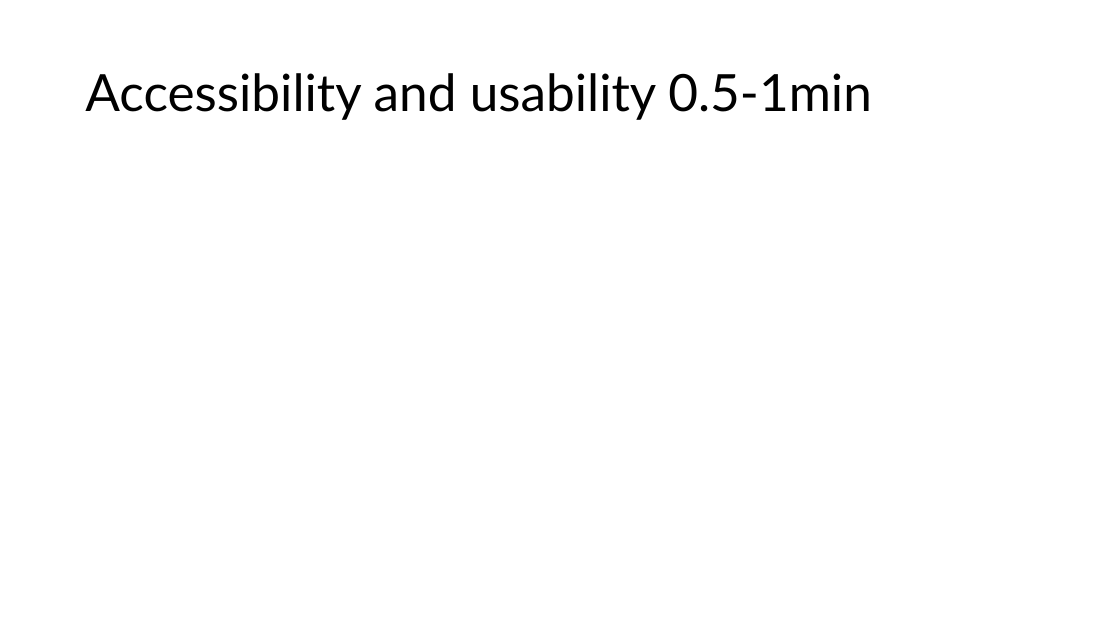
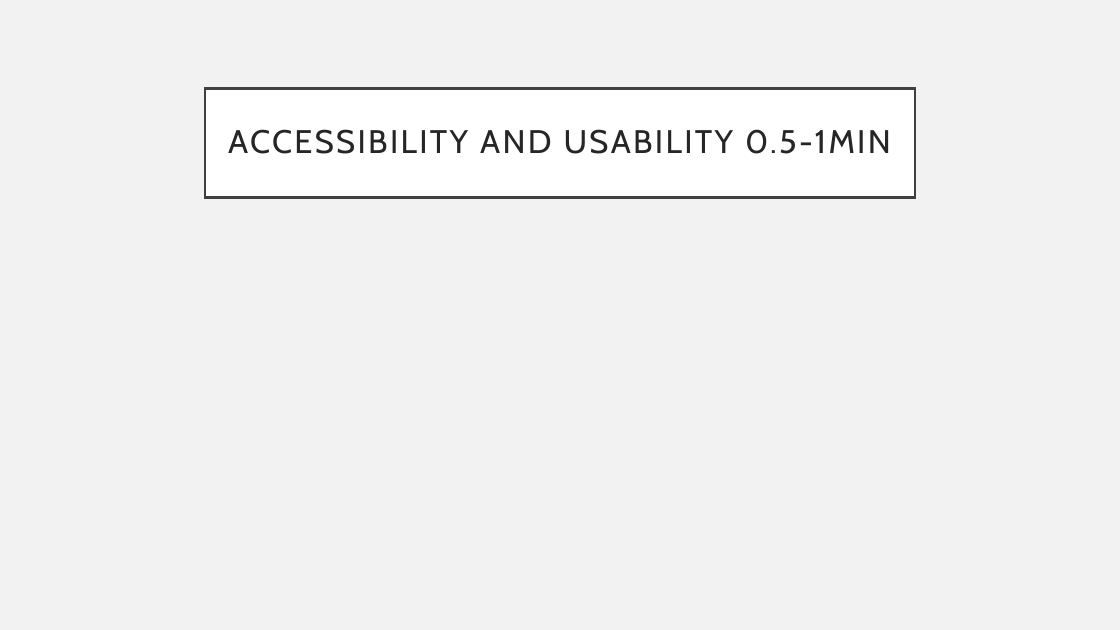
Before and after one commit to Osterie/IDATA2301_IDATA2306_GROUP_7, a slide deck: slide 12 of group7-idata2301-idata2306-presentation.pptx (slide 11 before the commit). Drawn at 1120x630 pixels with LibreOffice and Linux fonts; fonts in the diff are those of the drawing. Boxes give left, top, right and bottom in pixels: in the first picture for what was removed or moved away, otherwise in the second. Text is boxed around its words. In the diff, an @@ line names an element or a change of style, - is before the commit and + after.

```diff
--- a/group7-idata2301-idata2306-presentation.pptx
+++ b/group7-idata2301-idata2306-presentation.pptx
@@ background #FFFFFF to #F2F2F2 @@
@@ title "ACCESSIBILITY AND USABILITY 0.5-1MIN": place and size @@
-title "ACCESSIBILITY AND USABILITY 0.5-1MIN" at box(85, 73, 872, 120)
+title "ACCESSIBILITY AND USABILITY 0.5-1MIN" at box(205, 88, 915, 197)
@@ title "ACCESSIBILITY AND USABILITY 0.5-1MIN" at box(205, 88, 915, 197): fill none to #FFFFFF; outline none to #404040 2.5 pt @@
@@ title at box(228, 129, 891, 154): text changed; size 44 to 28 pt; font Lato to Cabin; text colour #000000 to #262626 @@
-Accessibility and usability 0.5-1min
+ACCESSIBILITY AND USABILITY 0.5-1MIN
```
Also in this commit, not shown: 20 other slides changed, 1 slide added.
